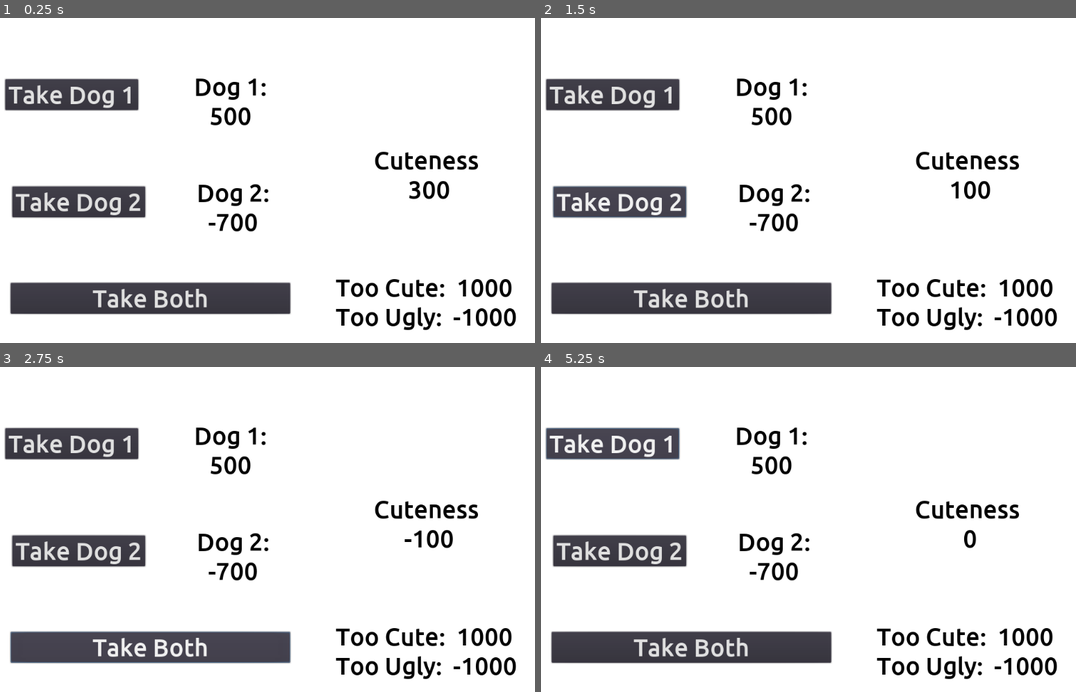
Above: before the commit, frames 1-4 (two rows, left to right).
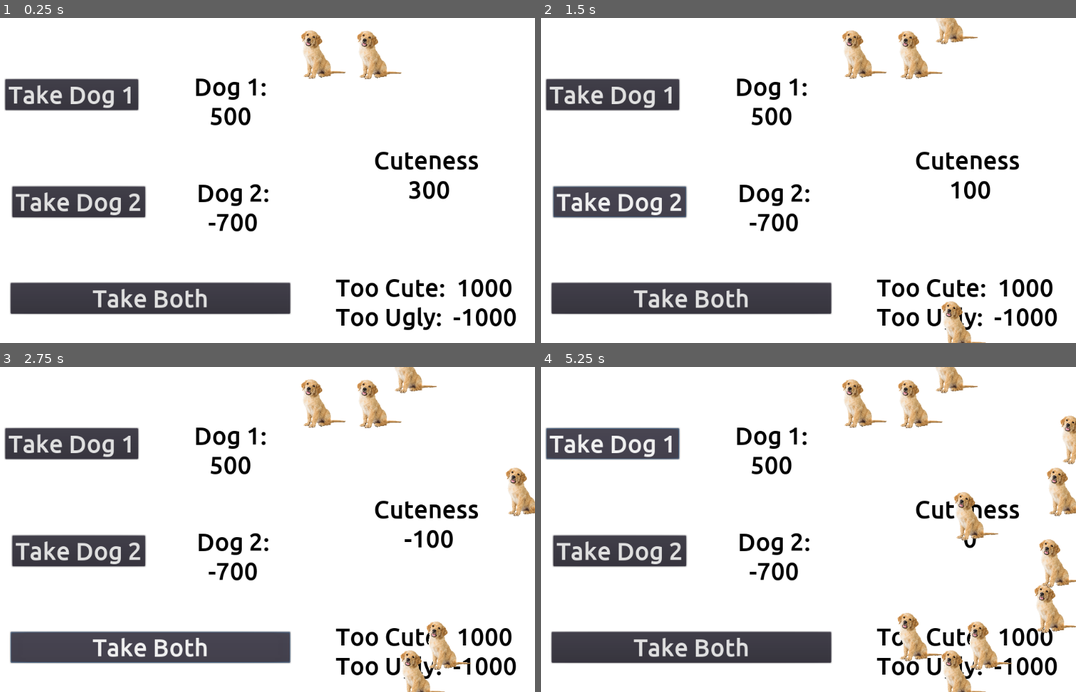
Above: after the commit, the same moments.

Repository: Harrison-Winters/Puppy_Paradise_Game_Jam
Game: Godot game, scene res://Main.tscn
The game is run twice, just before and just after one commit, with the same random seed, the same clock (stepped at 60 frames per second) and the same inputs.
Inputs:
- Up to frame 1 (0.25 s): no input
- Up to frame 2 (1.5 s): click "Take Dog 1" at 0.5 s; click "Take Dog 2" at 1.25 s
- Up to frame 3 (2.75 s): click "Take Both" at 2 s
- Up to frame 4 (5.25 s): click "Take Dog 1" at 2.75 s; click "Take Dog 2" at 3.5 s; click "Take Both" at 4.25 s; click "Take Dog 1" at 5 s

The runs differ from the first frame. In frame 1, 1.1% of the frame differs, in the area x 56-76%, y 3-19%; in frame 2, 1.9%; in frame 3, 3.0%; in frame 4, 5.5%, in the area x 56-100%, y 0-100%.

Commit message:
Add new dogs to the screen

Diff:
--- a/Main.gd
+++ b/Main.gd
@@ -1,21 +1,40 @@
 extends Node2D
 
+var rng = RandomNumberGenerator.new()
 var store_cute = 300
+var puppy_texture = preload("res://art/dog_realistic.png")
 
 
 func _ready():
-	pass
+	rng.randomize()
 
 func _on_1Button_pressed():
 	store_cute = store_cute + $Dog1.cuteness
+	_addPuppy()
 
 
 func _on_2Button_pressed():
 	store_cute = store_cute + $Dog2.cuteness
+	_addPuppy()
 
 
 func _on_BothButtons_pressed():
 	store_cute = store_cute + $Dog1.cuteness + $Dog2.cuteness
+	_addPuppy()
+	_addPuppy()
 
 func _process(delta):
 	$GUI/CurrCute.text = "Cuteness \n" + str(store_cute)
+
+func _addPuppy():
+	var visDog3 = Sprite.new()
+	visDog3.texture = puppy_texture
+
+	var rand_x = rng.randi_range(500, 1050)
+	var rand_y = rng.randi_range(0, 600)
+
+
+	visDog3.set_position(Vector2(rand_x, rand_y))
+	visDog3.scale.x = 0.063
+	visDog3.scale.y = 0.063
+	$VisualDogs.add_child(visDog3, true)
--- a/Main.tscn
+++ b/Main.tscn
@@ -1,10 +1,11 @@
-[gd_scene load_steps=9 format=2]
+[gd_scene load_steps=10 format=2]
 
 [ext_resource path="res://Fonts/Ubuntu-Medium.ttf" type="DynamicFontData" id=1]
 [ext_resource path="res://default_font_dog.tres" type="DynamicFont" id=2]
 [ext_resource path="res://Main.gd" type="Script" id=3]
 [ext_resource path="res://Dog2.gd" type="Script" id=4]
 [ext_resource path="res://Dog1.gd" type="Script" id=5]
+[ext_resource path="res://Art/dog_realistic.png" type="Texture" id=6]
 
 [sub_resource type="DynamicFont" id=1]
 size = 45
@@ -102,6 +103,18 @@
 [node name="Dog2" type="Node2D" parent="."]
 script = ExtResource( 4 )
 
+[node name="VisualDogs" type="Node2D" parent="."]
+
+[node name="VisDog" type="Sprite" parent="VisualDogs"]
+position = Vector2( 634, 67 )
+scale = Vector2( 0.063425, 0.063425 )
+texture = ExtResource( 6 )
+
+[node name="VisDog2" type="Sprite" parent="VisualDogs"]
+position = Vector2( 737, 68 )
+scale = Vector2( 0.063425, 0.063425 )
+texture = ExtResource( 6 )
+
 [connection signal="pressed" from="GUI/1Button" to="." method="_on_1Button_pressed"]
 [connection signal="pressed" from="GUI/2Button" to="." method="_on_2Button_pressed"]
 [connection signal="pressed" from="GUI/BothButtons" to="." method="_on_BothButtons_pressed"]
Binary file added: Art/dog_realistic.png
Not shown, added: Art/dog_realistic.png.import
Not shown, changed: .DS_Store
Not shown, added: Art/.DS_Store
Not shown, added: Fonts/.DS_Store
